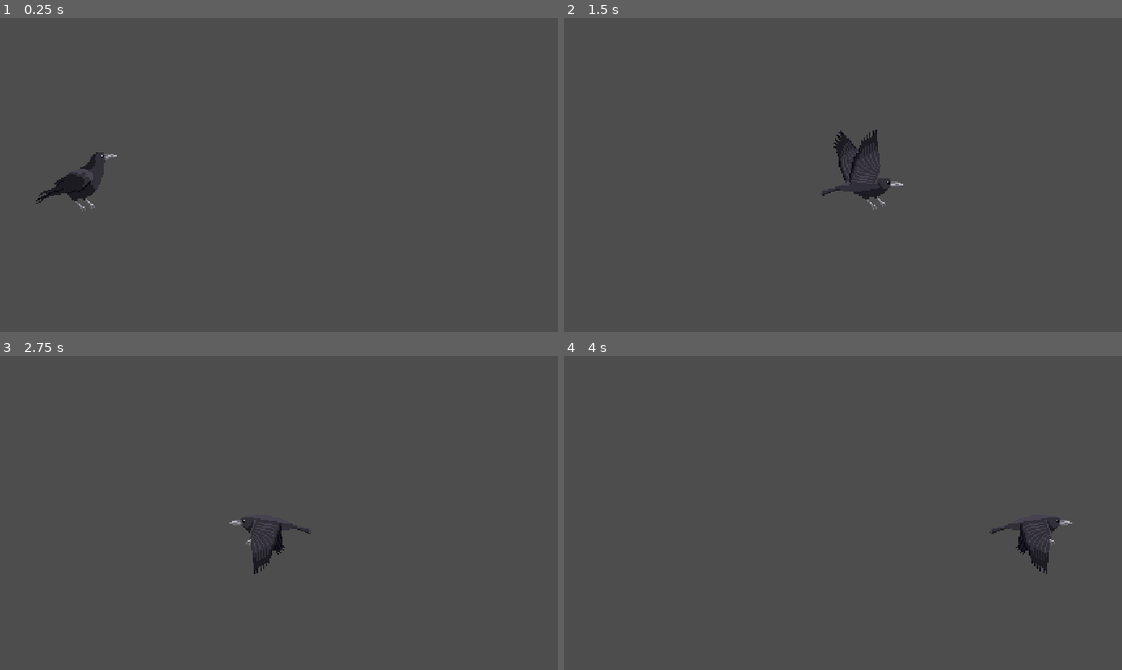
Above: before the commit, frames 1-4 (two rows, left to right).
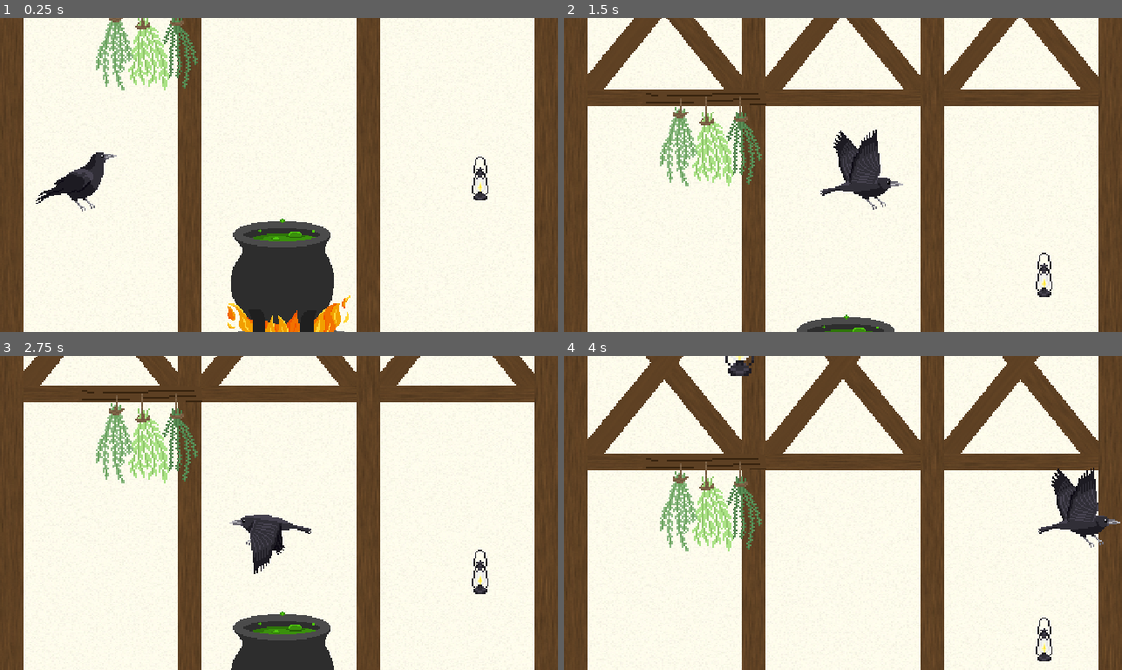
Above: after the commit, the same moments.

Repository: emilierummer/wizards-wingman
Game: Godot game, scene res://tutorial/tutorial.tscn
Two runs of this game, one before a commit and one after it. Both use one fixed random seed, a clock stepped at 60 frames per second and the inputs below. The engine's default icon, where the game draws it, is replaced by a stand-in: a white triangle on a blue panel in a dark square.
Inputs:
- Up to frame 1 (0.25 s): no input
- Up to frame 2 (1.5 s): hold D (MoveRight) from 0.53 s (still down); tap Q (Beak) at 0.6 s; tap W (MoveUp) at 0.77, 1.07 s; tap E (Claws) at 1.35 s
- Up to frame 3 (2.75 s): tap W (MoveUp) at 1.52, 1.82 s; release D (MoveRight) at 2.03 s; hold A (MoveLeft) from 2.03 s (still down); tap Q (Beak) at 2.1 s
- Up to frame 4 (4 s): release A (MoveLeft) at 2.78 s; hold D (MoveRight) from 2.78 s (still down); tap E (Claws) at 2.85 s; tap W (MoveUp) at 3.02, 3.32, 3.77 s; tap Q (Beak) at 3.6 s

The runs differ from the first frame. In frame 1, 98% of the frame differs, in the area x 0-100%, y 0-100%; in frame 2, 98%; in frame 3, 98%; in frame 4, 100%.

Commit message:
feat: level decoration

Diff:
--- a/castle/castle.tscn
+++ b/castle/castle.tscn
@@ -1,8 +1,9 @@
-[gd_scene load_steps=8 format=4 uid="uid://d0t11sl8vx30r"]
+[gd_scene load_steps=9 format=4 uid="uid://d0t11sl8vx30r"]
 
 [ext_resource type="TileSet" uid="uid://d4c5n8jeufv3n" path="res://castle/brick_tiles.tres" id="1_0yt3h"]
 [ext_resource type="PackedScene" uid="uid://bkx8cgllgvkhp" path="res://crow/crow.tscn" id="2_1x20d"]
 [ext_resource type="PackedScene" uid="uid://bh0bks5v88sw3" path="res://castle/chalice.tscn" id="3_3q48p"]
+[ext_resource type="PackedScene" uid="uid://bk0rewm1revtk" path="res://interactables/lamp/lamp.tscn" id="4_preso"]
 
 [sub_resource type="WorldBoundaryShape2D" id="WorldBoundaryShape2D_1js3q"]
 normal = Vector2(1, 0)
@@ -62,3 +63,6 @@
 
 [node name="Chalice" parent="." instance=ExtResource("3_3q48p")]
 position = Vector2(572, 40)
+
+[node name="Lamp" parent="." instance=ExtResource("4_preso")]
+position = Vector2(33, 331)
--- /dev/null
+++ b/interactables/lamp/lamp.tscn
@@ -0,0 +1,13 @@
+[gd_scene load_steps=3 format=3 uid="uid://bk0rewm1revtk"]
+
+[ext_resource type="PackedScene" uid="uid://by5pqri4s7r8x" path="res://interactables/heavy_item.tscn" id="1_mw1ow"]
+[ext_resource type="Texture2D" uid="uid://dsnn163srj2qf" path="res://interactables/lamp/lamp.png" id="2_xc28f"]
+
+[node name="Lamp" instance=ExtResource("1_mw1ow")]
+
+[node name="Sprite" parent="." index="0"]
+position = Vector2(-0.5, 15)
+texture = ExtResource("2_xc28f")
+
+[node name="Collider" parent="." index="1"]
+polygon = PackedVector2Array(-3, -12, 0, -14, 3, -12, 6, 10, 4, 15, -4, 15, -6, 10)
--- a/tutorial/tutorial.tscn
+++ b/tutorial/tutorial.tscn
@@ -1,8 +1,12 @@
-[gd_scene load_steps=15 format=3 uid="uid://b1w7iwiappfhy"]
+[gd_scene load_steps=18 format=3 uid="uid://b1w7iwiappfhy"]
 
 [ext_resource type="Script" path="res://tutorial/tutorial.gd" id="1_hsq3r"]
 [ext_resource type="PackedScene" uid="uid://bkx8cgllgvkhp" path="res://crow/crow.tscn" id="1_yjq53"]
 [ext_resource type="PackedScene" uid="uid://d0ohh7w3ak5t" path="res://tutorial/ring.tscn" id="2_6pvg6"]
+[ext_resource type="Texture2D" uid="uid://b6ot6mphiorrw" path="res://tutorial/tutorial_background.png" id="2_a37ri"]
+[ext_resource type="Texture2D" uid="uid://dsnn163srj2qf" path="res://interactables/lamp/lamp.png" id="3_anlej"]
+[ext_resource type="Texture2D" uid="uid://dnpgxl2ugwsst" path="res://tutorial/hanging_plants.png" id="3_yvwl3"]
+[ext_resource type="Texture2D" uid="uid://lk8jcciwtxqr" path="res://tutorial/cauldron.png" id="4_qf5lx"]
 
 [sub_resource type="WorldBoundaryShape2D" id="WorldBoundaryShape2D_ypn0x"]
 normal = Vector2(1, 0)
@@ -12,10 +16,10 @@
 distance = -640.0
 
 [sub_resource type="WorldBoundaryShape2D" id="WorldBoundaryShape2D_0otyi"]
-normal = Vector2(1, 1.5)
+normal = Vector2(1, 1.3)
 
 [sub_resource type="WorldBoundaryShape2D" id="WorldBoundaryShape2D_v6gcs"]
-normal = Vector2(-1, 1.5)
+normal = Vector2(-1, 1.3)
 
 [sub_resource type="WorldBoundaryShape2D" id="WorldBoundaryShape2D_gjter"]
 distance = -360.0
@@ -35,11 +39,13 @@
 [sub_resource type="RectangleShape2D" id="RectangleShape2D_p4ctm"]
 size = Vector2(104, 188)
 
-[sub_resource type="CircleShape2D" id="CircleShape2D_1yiio"]
-radius = 80.6226
-
 [node name="Tutorial" type="Node2D"]
 script = ExtResource("1_hsq3r")
+
+[node name="BackgroundSprite" type="Sprite2D" parent="."]
+position = Vector2(320, -126.5)
+scale = Vector2(1.77778, 1.35139)
+texture = ExtResource("2_a37ri")
 
 [node name="Boundaries" type="Node2D" parent="."]
 
@@ -56,13 +62,13 @@
 [node name="LeftCeiling" type="StaticBody2D" parent="Boundaries"]
 
 [node name="CollisionShape2D" type="CollisionShape2D" parent="Boundaries/LeftCeiling"]
-position = Vector2(0, -300)
+position = Vector2(0, -295)
 shape = SubResource("WorldBoundaryShape2D_0otyi")
 
 [node name="RightCeiling" type="StaticBody2D" parent="Boundaries"]
 
 [node name="CollisionShape2D" type="CollisionShape2D" parent="Boundaries/RightCeiling"]
-position = Vector2(640, -300)
+position = Vector2(640, -295)
 shape = SubResource("WorldBoundaryShape2D_v6gcs")
 
 [node name="Floor" type="StaticBody2D" parent="Boundaries"]
@@ -71,9 +77,10 @@
 position = Vector2(320, 0)
 shape = SubResource("WorldBoundaryShape2D_gjter")
 
-[node name="Crow" parent="." instance=ExtResource("1_yjq53")]
-position = Vector2(88, 154)
-scale = Vector2(1.5, 1.5)
+[node name="Herbs" type="Sprite2D" parent="."]
+position = Vector2(161.382, -5.5)
+scale = Vector2(1.94737, 1.94737)
+texture = ExtResource("3_yvwl3")
 
 [node name="Perch" type="StaticBody2D" parent="."]
 
@@ -109,12 +116,30 @@
 
 [node name="Cauldron" type="StaticBody2D" parent="."]
 
-[node name="CollisionShape2D" type="CollisionShape2D" parent="Cauldron"]
-position = Vector2(324, 295)
-shape = SubResource("CircleShape2D_1yiio")
+[node name="Sprite2D" type="Sprite2D" parent="Cauldron"]
+position = Vector2(324, 284)
+scale = Vector2(1.31641, 1.31641)
+texture = ExtResource("4_qf5lx")
+
+[node name="CollisionPolygon2D" type="CollisionPolygon2D" parent="Cauldron"]
+polygon = PackedVector2Array(268, 214, 281, 205, 322, 200, 364, 205, 379, 214, 372, 233, 383, 261, 380, 293, 371, 302, 384, 326, 402, 329, 408, 374, 249, 373, 256, 331, 275, 326, 282, 304, 267, 288, 266, 258, 277, 236)
+
+[node name="HangingLamp" type="Sprite2D" parent="."]
+position = Vector2(200, -193)
+scale = Vector2(3, 3)
+texture = ExtResource("3_anlej")
+
+[node name="ShelfLamp" type="Sprite2D" parent="."]
+position = Vector2(550, 152)
+scale = Vector2(1.75, 1.75)
+texture = ExtResource("3_anlej")
 
 [node name="Ring" parent="." instance=ExtResource("2_6pvg6")]
 position = Vector2(526, -246)
 
+[node name="Crow" parent="." instance=ExtResource("1_yjq53")]
+position = Vector2(88, 154)
+scale = Vector2(1.5, 1.5)
+
 [node name="Camera" type="Camera2D" parent="."]
 offset = Vector2(320, 180)
Binary file added: interactables/lamp/lamp.png
Not shown, added: interactables/lamp/lamp.png.import
Binary file added: tutorial/cauldron.png
Not shown, added: tutorial/cauldron.png.import
Binary file added: tutorial/hanging_plants.png
Not shown, added: tutorial/hanging_plants.png.import
Binary file added: tutorial/tutorial_background.png
Not shown, added: tutorial/tutorial_background.png.import
Not shown, changed: .DS_Store
Not shown, added: interactables/.DS_Store
Not shown, added: tutorial/.DS_Store
